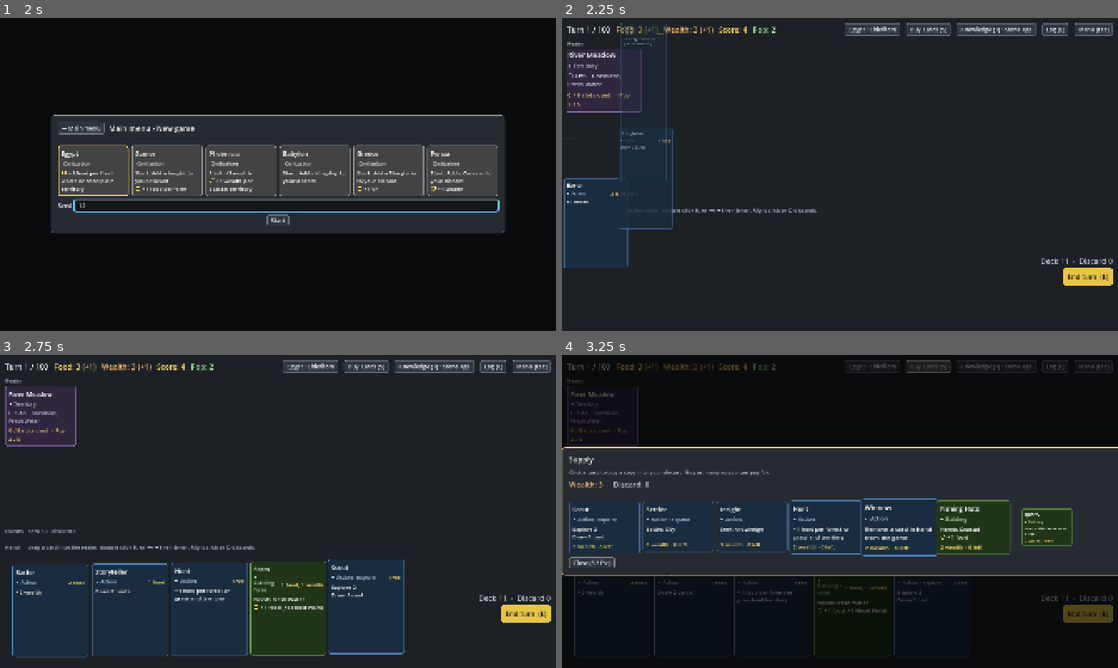
Above: before the commit, frames 1-4 (two rows, left to right).
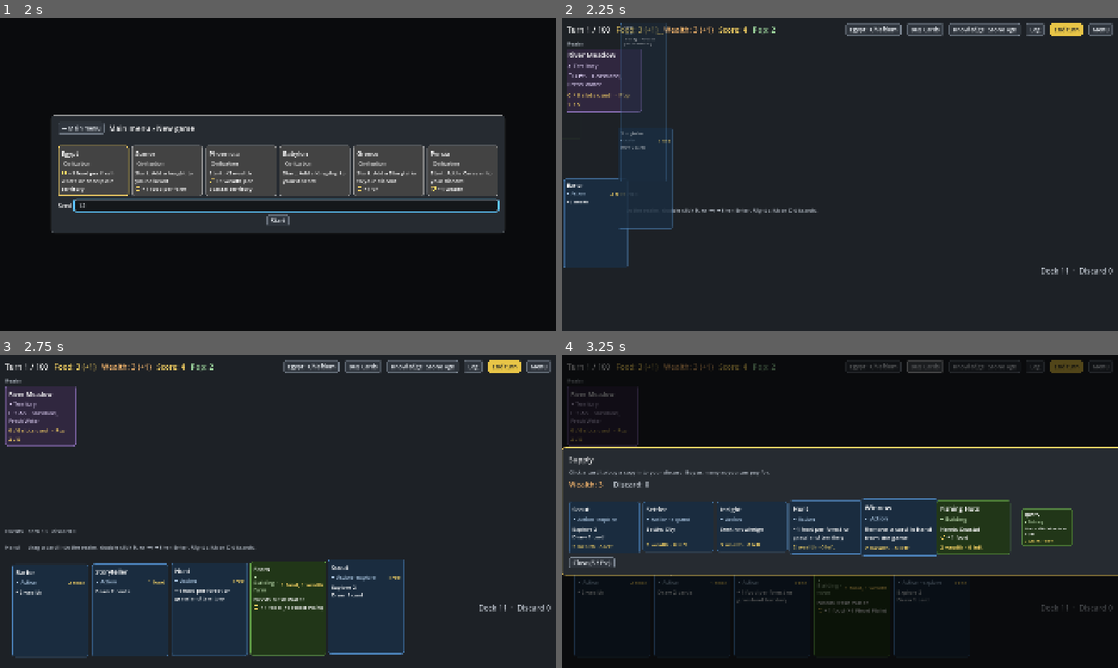
Above: after the commit, the same moments.

Repository: r888888888/4x-card-game
Game: Godot game, scene res://ui/main.tscn
Two runs of this game, one before a commit and one after it. Both use one fixed random seed, a clock stepped at 60 frames per second and the inputs below.
Inputs (mouse positions are in pixels of both pictures, inside the frame that each line leads up to):
- Up to frame 1 (2 s): click "New game" at 0.5 s; click (283, 205) at 1.27 s; type "12" at 1.35 s
- Up to frame 2 (2.25 s): click "Start" at 2 s
- Up to frame 3 (2.75 s): no input
- Up to frame 4 (3.25 s): click "Buy Cards (S)" (after the commit: "Buy Cards") at 2.75 s

Frame 1 is identical in both runs. In frame 2, 1.5% of the frame differs, in the area x 50-100%, y 1-86%; in frame 3, 1.5%; in frame 4, 1.1%.

Commit message:
120: End turn moves to the top bar; top-bar buttons put their key in the tooltip
Co-Authored-By: Claude Opus 5.5 <noreply@anthropic.com>

Diff:
--- a/tests/test_board_labels.gd
+++ b/tests/test_board_labels.gd
@@ -121,7 +121,7 @@
 	for c in controls_in(main):
 		if c is Button:
 			labels.append(c.text)
-	check(labels.has("Buy Cards (S)"), "a Buy Cards (S) button in %s" % [labels])
+	check(labels.has("Buy Cards"), "a Buy Cards button in %s" % [labels])
 	check(not labels.has("Supply (S)"), "no Supply (S) button")
 	var title := label_with_text(main, "Supply")
 	check(title != null and not title.is_visible_in_tree(), "the Supply screen starts closed")
--- a/tests/test_board_layout.gd
+++ b/tests/test_board_layout.gd
@@ -125,7 +125,7 @@
 	var main: Node = await open_game_at_1080()
 	var viewport: Vector2 = main.get_viewport_rect().size
 	var menu := shown_button(main, "Menu")
-	var log_button := shown_button(main, "Log (L)")
+	var log_button := shown_button(main, "Log")
 	var end_turns := buttons_starting(main, "End turn")
 	eq(end_turns.size(), 1, "one End turn button (none beside the hand)")
 	if end_turns.size() == 1 and menu != null and log_button != null:
@@ -151,6 +151,19 @@
 	if end_turn != null:
 		check(end_turn.disabled, "disabled")
 		eq(end_turn.tooltip_text, error, "the reason as its tooltip")
+	close_at_1080(main)
+
+
+func test_top_bar_buttons_put_their_key_in_the_tooltip_not_the_text() -> void:
+	var main: Node = await open_game_at_1080()
+	var keys := {"Buy Cards": "S", "Knowledge": "T", "Log": "L", "End turn": "E", "Menu": "Esc"}
+	for prefix in keys:
+		var b := shown_button(main, prefix)
+		check(b != null, "a %s button" % prefix)
+		if b != null:
+			check(not b.text.contains("("), "'%s' names no key" % b.text)
+			check(b.tooltip_text.begins_with("Shortcut: %s." % keys[prefix]), "'%s' tooltip starts with its key: %s" % [
+				b.text, b.tooltip_text])
 	close_at_1080(main)
 
 
--- a/tests/test_log_drawer.gd
+++ b/tests/test_log_drawer.gd
@@ -1,5 +1,5 @@
 extends "res://tests/lib/test_case.gd"
-## The log drawer in the real main scene (backlog 115): closed at the start, L or the top bar's Log (L) button opens
+## The log drawer in the real main scene (backlog 115): closed at the start, L or the top bar's Log button opens
 ## it from the right edge over the board, L / Esc / the button / a click outside close it, lines append open or
 ## closed, a new game clears it. Hook: main.log_drawer (is_open(), text(): the log as plain text).
 
@@ -77,8 +77,8 @@
 func test_the_log_button_esc_and_a_click_outside_close_it() -> void:
 	await with_game(true, func(main: Node):
 		var drawer: Object = main.log_drawer
-		var button := shown_button(main, "Log (L)")
-		check(button != null, "a Log (L) button")
+		var button := shown_button(main, "Log")
+		check(button != null, "a Log button")
 		if button == null:
 			return
 		button.pressed.emit()
--- a/tests/test_tech_tree_modal.gd
+++ b/tests/test_tech_tree_modal.gd
@@ -37,7 +37,7 @@
 
 # --- Backlog 092: the hint names the research card from the engine ---
 
-const TREE_TOOLTIP := "The tech tree: every tech by era, what it costs now and what it gives."
+const TREE_TOOLTIP := "Shortcut: T. The tech tree: every tech by era, what it costs now and what it gives."
 
 
 ## Opens main on a fixture game (TECHS in the research deck) with main deck deck, starts it, opens the tree and
--- a/tests/test_toasts.gd
+++ b/tests/test_toasts.gd
@@ -139,23 +139,23 @@
 
 func test_the_log_button_marks_lines_not_yet_seen() -> void:
 	await with_game(true, func(main: Node):
-		var button := shown_button(main, "Log (L)")
+		var button := shown_button(main, "Log")
 		check(button != null, "the Log button")
 		if button == null:
 			return
-		eq(button.text, "Log (L)", "a new game's own lines don't mark it")
+		eq(button.text, "Log", "a new game's own lines don't mark it")
 		end_turn_and_close_event(main)
-		eq(button.text, "Log (L) •", "a line while closed marks it")
+		eq(button.text, "Log •", "a line while closed marks it")
 		press_key(main, KEY_L)
-		eq(button.text, "Log (L)", "opening clears it")
+		eq(button.text, "Log", "opening clears it")
 		end_turn_and_close_event(main)
-		eq(button.text, "Log (L)", "lines while open don't mark it")
+		eq(button.text, "Log", "lines while open don't mark it")
 		press_key(main, KEY_L)
-		eq(button.text, "Log (L)", "closing doesn't mark it")
+		eq(button.text, "Log", "closing doesn't mark it")
 		end_turn_and_close_event(main)
-		eq(button.text, "Log (L) •", "a new line after closing marks it")
+		eq(button.text, "Log •", "a new line after closing marks it")
 		main.start_game(2)
-		eq(button.text, "Log (L)", "a new game clears it"))
+		eq(button.text, "Log", "a new game clears it"))
 
 
 # --- AC6: toasts never block play ---
--- a/ui/supply_screen.gd
+++ b/ui/supply_screen.gd
@@ -1,14 +1,14 @@
 class_name SupplyScreen
 extends RefCounted
 ## The supply screen: dims the board and shows one card per supply pile to click and buy; stays open for several
-## buys. Also owns the "Buy Cards (S)" button that opens it.
+## buys. Also owns the "Buy Cards" button that opens it (S).
 
 ## A buy was refused; message is the engine's reason, for the log.
 signal refused(message: String)
 ## The screen closed (Close, S or Esc, or a new game).
 signal closed
 
-var button: Button  # "Buy Cards (S)", hidden when the config has no supply
+var button: Button  # "Buy Cards" (S, in its tooltip: 120), hidden when the config has no supply
 var _overlay: Control
 var _row: HBoxContainer  # slots for the pile cards, in config order
 var _views := {}  # card_id -> CardView (display-only; not the board's card views)
@@ -21,7 +21,7 @@
 ## Builds the screen on parent, hidden. on_open is the Supply button's action.
 func _init(parent: MainScreen, on_open: Callable) -> void:
 	_board = parent
-	button = UIKit.button("Buy Cards (S)", on_open)
+	button = UIKit.button("Buy Cards", on_open)
 	button.custom_minimum_size.y = 44
 	button.hide()
 	_overlay = UIKit.overlay(parent, CardView.HIGHLIGHT_COLOR)
@@ -133,7 +133,7 @@
 	var reason := e.supply_error()
 	button.visible = not e.supply().is_empty()
 	button.disabled = reason != ""
-	button.tooltip_text = reason if reason != "" else "Buy copies of cards into your discard."
+	button.tooltip_text = reason if reason != "" else "Shortcut: S. Buy copies of cards into your discard."
 	if not is_open():
 		return
 	UIKit.set_stat(_wealth, "Wealth: %d" % e.resources.get(GameEngine.WEALTH, 0))
--- a/ui/top_bar.gd
+++ b/ui/top_bar.gd
@@ -1,13 +1,14 @@
 class_name TopBar
 extends HBoxContainer
 ## The top bar: turn, food and wealth (with next upkeep's change), score and pop, then
-## (115) the civilization and government button (one since 119), Buy Cards, Knowledge, Log and the Menu button. Costs float up from its counters; gains fly to them.
+## (115) the civilization and government button (one since 119), Buy Cards, Knowledge, Log, End turn (120) and Menu. Costs float up from its counters; gains fly to them.
 
 const FOOD_COLOR := Palette.GAIN  # the food stat; CardView.WARN_COLOR when pop would starve
 
 var score_label: Label
-var menu_button: Button  # "Menu (Esc)"
-var log_button: Button  # "Log (L)": opens the log drawer (115)
+var menu_button: Button  # "Menu" (its key, Esc, is in its tooltip: 120)
+var log_button: Button  # "Log": opens the log drawer (115); its key, L, is in its tooltip (120)
+var end_turn_button: Button  # "End turn", or "Discard N (hand limit M)" while the hand is over its limit (120)
 var _turn_label: Label
 var _food_label: Label
 var _wealth_label: Label
@@ -33,13 +34,16 @@
 	_identity.tooltip_text = "Your civilization and government."
 	_identity.hide()
 	add_child(_identity)
-	_knowledge = UIKit.button("Knowledge (T)", on_knowledge)
+	_knowledge = UIKit.button("Knowledge", on_knowledge)
 	add_child(_knowledge)
-	log_button = UIKit.button("Log (L)", on_log)
-	log_button.tooltip_text = "The game log: everything that happened."
+	log_button = UIKit.button("Log", on_log)
+	log_button.tooltip_text = "Shortcut: L. The game log: everything that happened."
 	add_child(log_button)
-	menu_button = UIKit.button("Menu (Esc)", on_menu)
-	menu_button.tooltip_text = "New game, restart with a seed, reduce motion, exit."
+	end_turn_button = UIKit.button("End turn", func(): Game.engine.end_turn())
+	end_turn_button.theme_type_variation = "AccentButton"
+	add_child(end_turn_button)
+	menu_button = UIKit.button("Menu", on_menu)
+	menu_button.tooltip_text = "Shortcut: Esc. New game, restart with a seed, reduce motion, exit."
 	add_child(menu_button)
 
 
@@ -62,16 +66,24 @@
 			names.append(e.zone(zone_name).cards[0].def.name)
 	_identity.text = " · ".join(names)
 	_identity.visible = not names.is_empty()
-	_knowledge.text = "Knowledge (T) · %s" % e.era_name(e.era())
+	var error := e.end_turn_error()
+	end_turn_button.disabled = error != ""
+	end_turn_button.tooltip_text = error if error != "" else "Shortcut: E. Upkeep, then draw up to your hand size."
+	var pending := e.pending()
+	if pending.get("kind", "") == GameEngine.PENDING_DISCARD:
+		end_turn_button.text = "Discard %d (hand limit %d)" % [pending.count, e.config.hand_limit]
+	else:
+		end_turn_button.text = "End turn"
+	_knowledge.text = "Knowledge · %s" % e.era_name(e.era())
 	_knowledge.visible = e.config.research_deck.size() > 0
-	_knowledge.tooltip_text = "The tech tree: every tech by era, what it costs now and what it gives."
+	_knowledge.tooltip_text = "Shortcut: T. The tech tree: every tech by era, what it costs now and what it gives."
 	if e.research_card_name() != "":
 		_knowledge.tooltip_text += "\nPlay %s card to reveal 2 techs." % UIKit.with_article(e.research_card_name())
 
 
-## "Log (L) •" while the log has lines not yet seen (116).
+## "Log •" while the log has lines not yet seen (116).
 func set_log_unread(unread: bool) -> void:
-	log_button.text = "Log (L) •" if unread else "Log (L)"
+	log_button.text = "Log •" if unread else "Log"
 
 
 ## Puts the Supply button after the civilization and government.
--- a/ui/turn_box.gd
+++ b/ui/turn_box.gd
@@ -1,33 +1,19 @@
 class_name TurnBox
 extends VBoxContainer
-## Beside the hand (backlog 115): the deck and discard counts, and End turn, which says how many cards to discard
-## while the hand is over its limit. Dealt cards come from the deck count; discarded ones fly to the discard count.
+## Beside the hand (backlog 115): the deck and discard counts (End turn moved to the top bar in 120). Dealt cards come
+## from the deck count; discarded ones fly to the discard count.
 
-var end_turn: Button
 var _piles: Label
 
 
 func _init() -> void:
 	alignment = BoxContainer.ALIGNMENT_CENTER
-	add_theme_constant_override("separation", UIKit.HEADING_GAP)
 	_piles = UIKit.stat(self, Palette.PILES)
 	_piles.horizontal_alignment = HORIZONTAL_ALIGNMENT_RIGHT
-	end_turn = UIKit.button("End turn  (E)", func(): Game.engine.end_turn())
-	end_turn.custom_minimum_size.y = 60
-	end_turn.size_flags_horizontal = Control.SIZE_SHRINK_END  # against the right edge, under the counts
-	end_turn.add_theme_font_size_override("font_size", 24)
-	end_turn.theme_type_variation = "AccentButton"
-	add_child(end_turn)
 
 
 func refresh(e: GameEngine) -> void:
 	UIKit.set_stat(_piles, "Deck %d  ·  Discard %d" % [e.zone("deck").size(), e.zone("discard").size()])
-	var pending := e.pending()
-	end_turn.disabled = e.end_turn_error() != ""
-	if pending.get("kind", "") == GameEngine.PENDING_DISCARD:
-		end_turn.text = "Discard %d (hand limit %d)" % [pending.count, e.config.hand_limit]
-	else:
-		end_turn.text = "End turn  (E)"
 
 
 ## A point on the "Deck N · Discard M" label: 0.25 is roughly the deck, 0.75 the discard pile.
